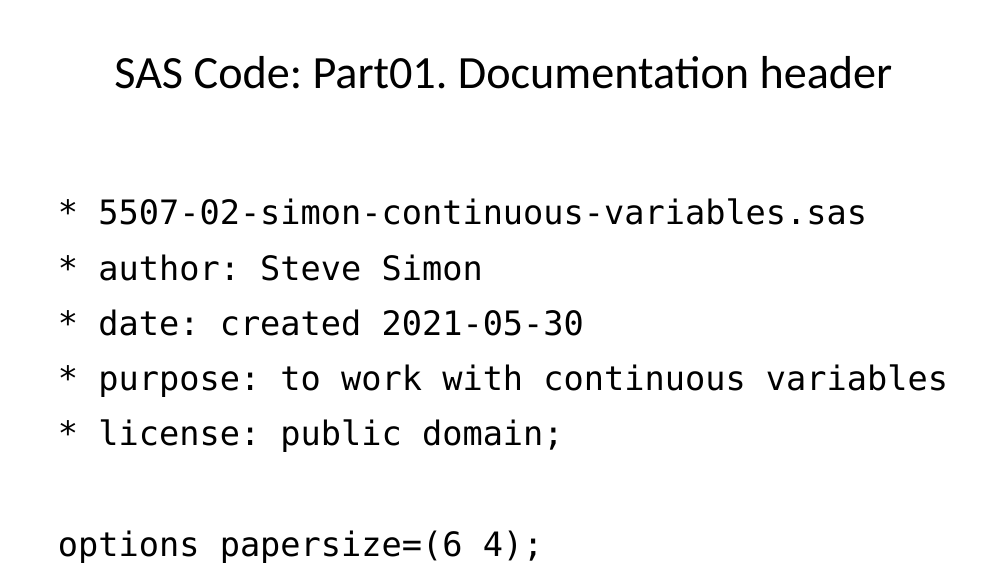
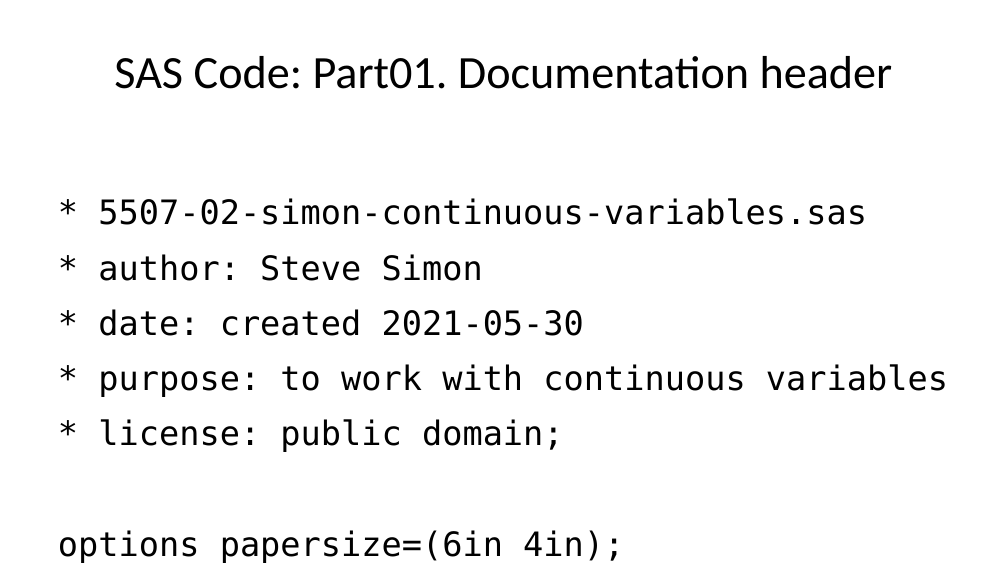
Before and after one commit to pmean/introduction-to-SAS, a slide deck: slide 13 of results/5507-02-simon-slides-and-speaker-notes.pptx. Drawn at 1008x567 pixels with LibreOffice and Linux fonts; fonts in the diff are those of the drawing. Boxes give left, top, right and bottom in pixels: in the first picture for what was removed or moved away, otherwise in the second. Text is boxed around its words. In the diff, an @@ line names an element or a change of style, - is before the commit and + after.

```diff
--- a/results/5507-02-simon-slides-and-speaker-notes.pptx
+++ b/results/5507-02-simon-slides-and-speaker-notes.pptx
@@ text at (58,198,948,563): text changed @@
-* 5507-02-simon-continuous-variables.sas
-* author: Steve Simon
-* date: created 2021-05-30
-* purpose: to work with continuous variables
-* license: public domain;
-options papersize=(6 4);
+* 5507-02-simon-continuous-variables.sas
+* author: Steve Simon
+* date: created 2021-05-30
+* purpose: to work with continuous variables
+* license: public domain;
+options papersize=(6in 4in);
```
Also in this commit, not shown: 22 other slides changed, 13 slides added, 7 slides removed, 39 other files.
